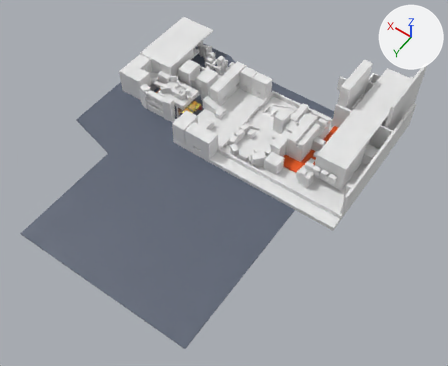
An edit to the FBX model Assets/Models/scene.fbx, drawn before and after from the same camera.
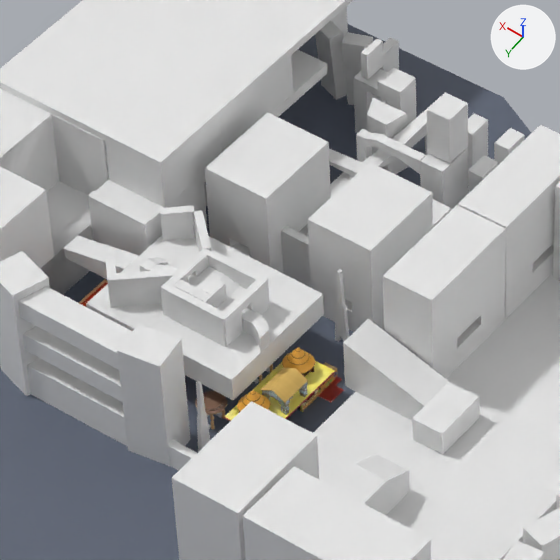
Old and new are each drawn whole from a 50 mm lens placed at (-198.0, 127.0, 560.0), pointed at (57.0, -230.0, -1.0) and again close up on the part from 32% to 54% of the width and 11% to 38% of the height. Arrows for +X, +Y and +Z are at upper right; the lights stay in place. The last two pictures show the newer version. Where no turn or scale is listed for an object, it has been applied to the vertices.

The older version as bpy lines, for what is in view:
```python
me_cube_139 = bpy.data.meshes.new('Cube.139')
me_cube_139.from_pydata(...)  # 54 vertices, 48 faces; spans x -8.7..8.7, y -11.6..11.6, z 5.0..26.7
me_cube_139.materials.append(mat_colorgrid)  # white #e7e7e7
me_cube_176 = bpy.data.meshes.new('Cube.176')
me_cube_176.from_pydata(...)  # 34 vertices, 25 faces; spans x -8.7..8.7, y -11.6..11.6, z -1.0..5.7
me_cube_176.materials.append(mat_colorgrid)  # white #e7e7e7
me_cube_343 = bpy.data.meshes.new('Cube.343')
me_cube_343.from_pydata([(1.0, -3.1, -2.0), (1.0, -3.1, 9.4), (-0.2, -3.1, -2.0), (-0.2, -3.1, 9.4), (1.5, 21.4, -2.0), (1.5, 21.4, 9.4), (-0.1, 21.4, -2.0), (-0.1, 21.4, 9.4)], [], [(0, 1, 3, 2), (2, 3, 7, 6), (6, 7, 5, 4), (4, 5, 1, 0), (2, 6, 4, 0), (7, 3, 1, 5)])
me_cube_343.materials.append(mat_colorgrid)  # white #e7e7e7
me_cube_383 = bpy.data.meshes.new('Cube.383')
me_cube_383.from_pydata([(1.22, 0.98, -1.0), (1.22, 0.98, 13.76), (1.2, -1.02, -1.0), (1.2, -1.02, 13.76), (-10.34, 1.09, -1.0), (-10.34, 1.09, 13.76), (-10.35, -0.91, -1.0), (-10.35, -0.91, 13.76)], [], [(0, 1, 3, 2), (2, 3, 7, 6), (6, 7, 5, 4), (4, 5, 1, 0), (2, 6, 4, 0), (7, 3, 1, 5)])
me_cube_383.materials.append(mat_colorgrid)  # white #e7e7e7
ob_cube_082 = bpy.data.objects.new('Cube.082', me_cube_139)
ob_cube_082.location = (189.7, -338.5, 0.9)
ob_cube_116 = bpy.data.objects.new('Cube.116', me_cube_176)
ob_cube_116.location = (189.7, -338.5, 0.9)
ob_cube_276 = bpy.data.objects.new('Cube.276', me_cube_343)
ob_cube_276.location = (202.7, -361.6, 23.0)
ob_cube_302 = bpy.data.objects.new('Cube.302', me_cube_383)
ob_cube_302.location = (179.8, -332.4, 0.9)
# also in view: 'Cube.088' at (130.0, -295.0, 12.0); 'Cube.017' at (153.0, -296.0, 10.0); 'Cube.041' at (135.0, -362.0, 19.0); 'Cube.257' at (165.0, -373.0, 24.0); 'Cube.123' at (175.0, -308.0, 21.0)
```
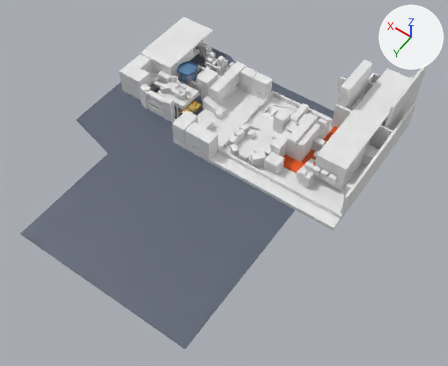
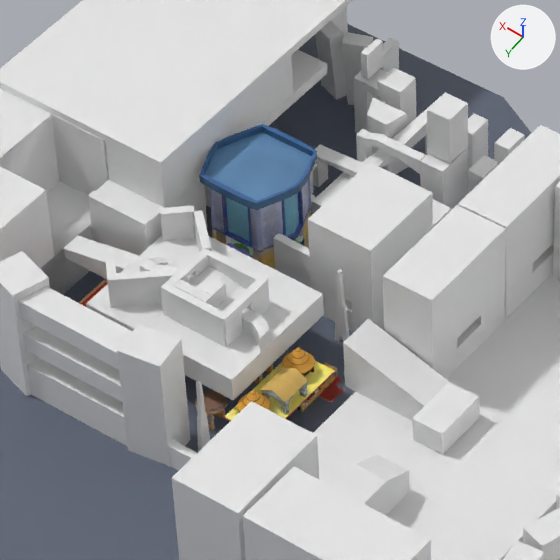
The change, as JSON lines over the scene's bpy script:
```json
{"op": "add", "block": "img_building2_png", "code": ["img_building2_png = load_image('Building2.png', 'textures/Building2.png', 1024, 1024, 'sRGB')"]}
{"op": "add", "block": "mat_building2", "code": ["mat_building2 = principled_material('Building2')", "mat_building2.texture = img_building2_png  # with its transparency"]}
{"op": "add", "block": "me_cube_030", "code": ["me_cube_030 = bpy.data.meshes.new('Cube.030')", "me_cube_030.from_pydata(...)  # 766 vertices, 717 faces; spans x -21.4..2.7, y -6.6..16.2, z -1.0..26.2", "me_cube_030.materials.append(mat_building2)  # picture img_building2_png"]}
{"op": "set", "path": "ob_cube_302.location", "old": "(179.8, -332.4, 0.9)", "new": "(179.8, -329.5, 0.9)"}
{"op": "remove", "block": "ob_cube_116", "code": ["ob_cube_116 = bpy.data.objects.new('Cube.116', me_cube_176)", "ob_cube_116.location = (189.7, -338.5, 0.9)"]}
{"op": "remove", "block": "ob_cube_082", "code": ["ob_cube_082 = bpy.data.objects.new('Cube.082', me_cube_139)", "ob_cube_082.location = (189.7, -338.5, 0.9)"]}
{"op": "add", "block": "ob_cube_336", "code": ["ob_cube_336 = bpy.data.objects.new('Cube.336', me_cube_030)", "ob_cube_336.location = (199.6, -340.7, 0.7)"]}
```

Changed parts and their boxes [x1, y1, x2, y2] in the close-ups (560 x 560 px):
```json
{"object": "Cube.082", "change": "deleted", "before": [205, 112, 331, 268]}
{"object": "Cube.336", "change": "added", "after": [199, 124, 317, 269], "on screen": "blue"}
{"object": "Cube.302", "change": "moved", "before": [281, 226, 311, 288], "after": [273, 233, 311, 288]}
{"object": "Cube.116", "change": "deleted", "before": [231, 227, 308, 273], "on screen": "mostly hidden"}
```
